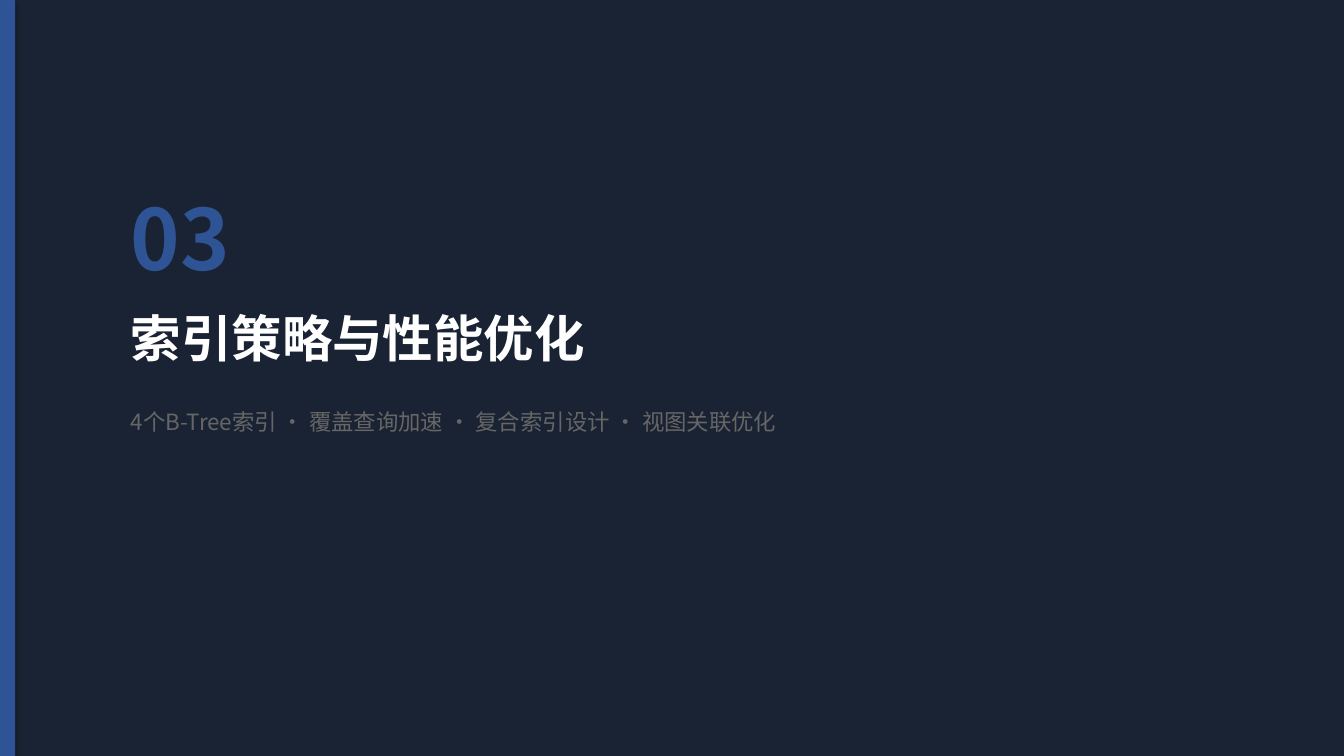
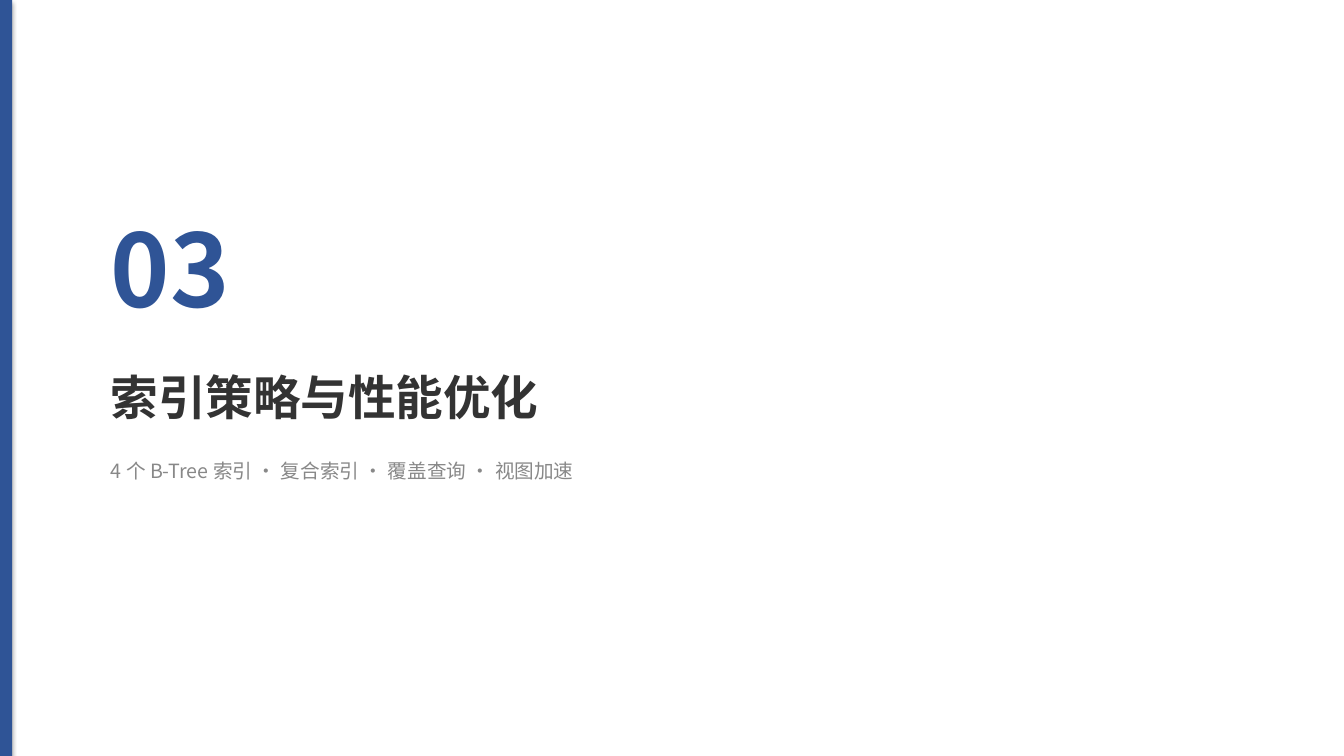
Before and after one commit to sou1maker/database, a slide deck: slide 15 of 校园外卖两段式配送系统_答辩汇报.pptx (slide 14 before the commit). Drawn at 1344x756 pixels with LibreOffice and Linux fonts; fonts in the diff are those of the drawing. Boxes give left, top, right and bottom in pixels: in the first picture for what was removed or moved away, otherwise in the second. Text is boxed around its words. In the diff, an @@ line names an element or a change of style, - is before the commit and + after.

```diff
--- a/校园外卖两段式配送系统_答辩汇报.pptx
+++ b/校园外卖两段式配送系统_答辩汇报.pptx
@@ rectangle removed at bbox=[0, 0, 1344, 756] @@
@@ text "03": place and size @@
-text "03" at bbox=[131, 207, 230, 271]
+text "03" at bbox=[111, 231, 230, 309]
@@ text "03" at bbox=[111, 231, 230, 309]: size 60 to 72 pt @@
@@ text "索引策略与性能优化": place and size @@
-text "索引策略与性能优化" at bbox=[131, 314, 585, 362]
+text "索引策略与性能优化" at bbox=[111, 374, 539, 420]
@@ text "索引策略与性能优化" at bbox=[111, 374, 539, 420]: size 36 to 34 pt, text colour #FFFFFF to #333333 @@
@@ text removed at bbox=[131, 411, 776, 432] @@
-4个B-Tree索引 · 覆盖查询加速 · 复合索引设计 · 视图关联优化
@@ text added at bbox=[111, 461, 574, 480], 14 pt, text #888888 @@
+4 个 B-Tree 索引 · 复合索引 · 覆盖查询 · 视图加速
```
Also in this commit, not shown: 23 other slides changed, 18 slides added, 14 slides removed, 1 other file.
